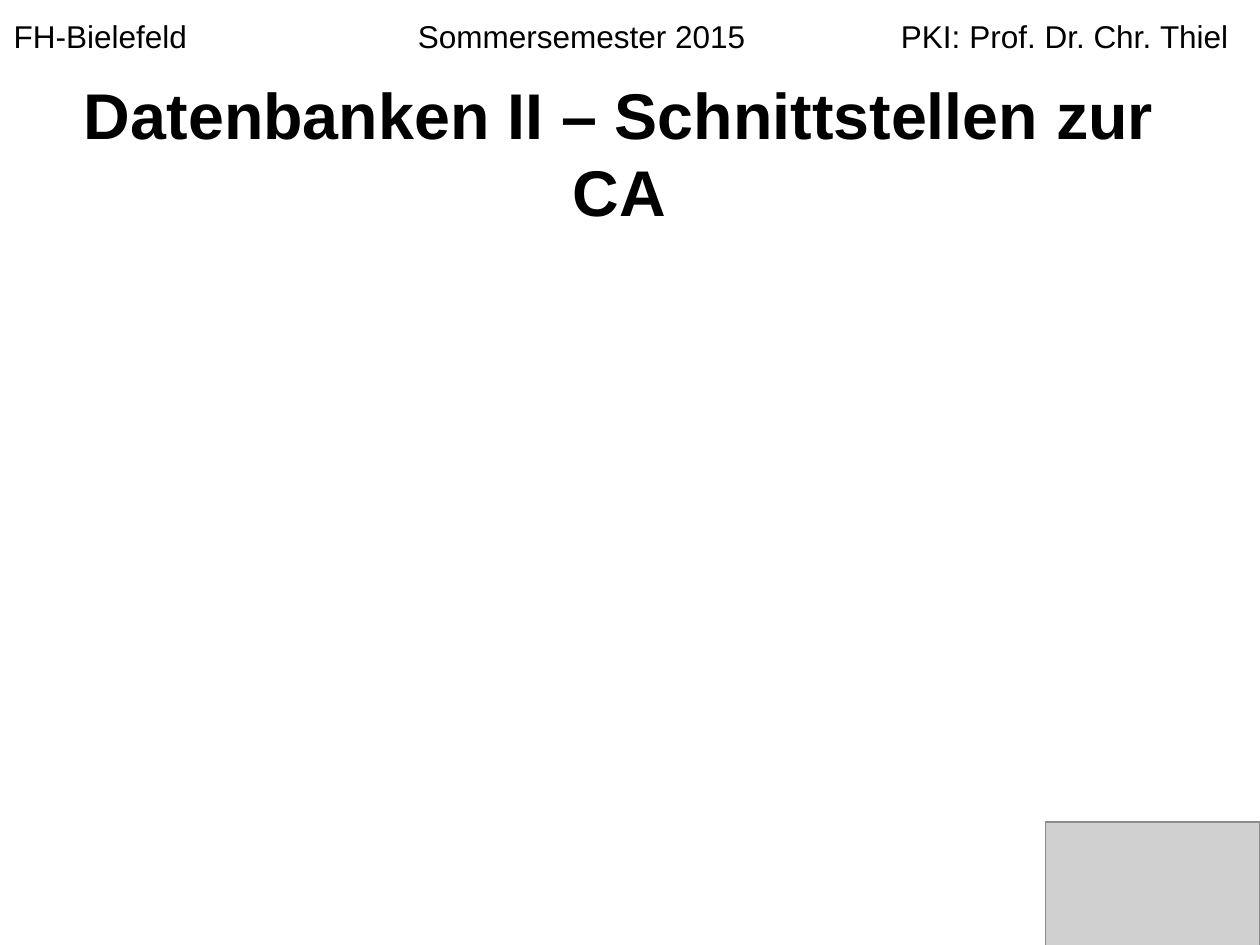
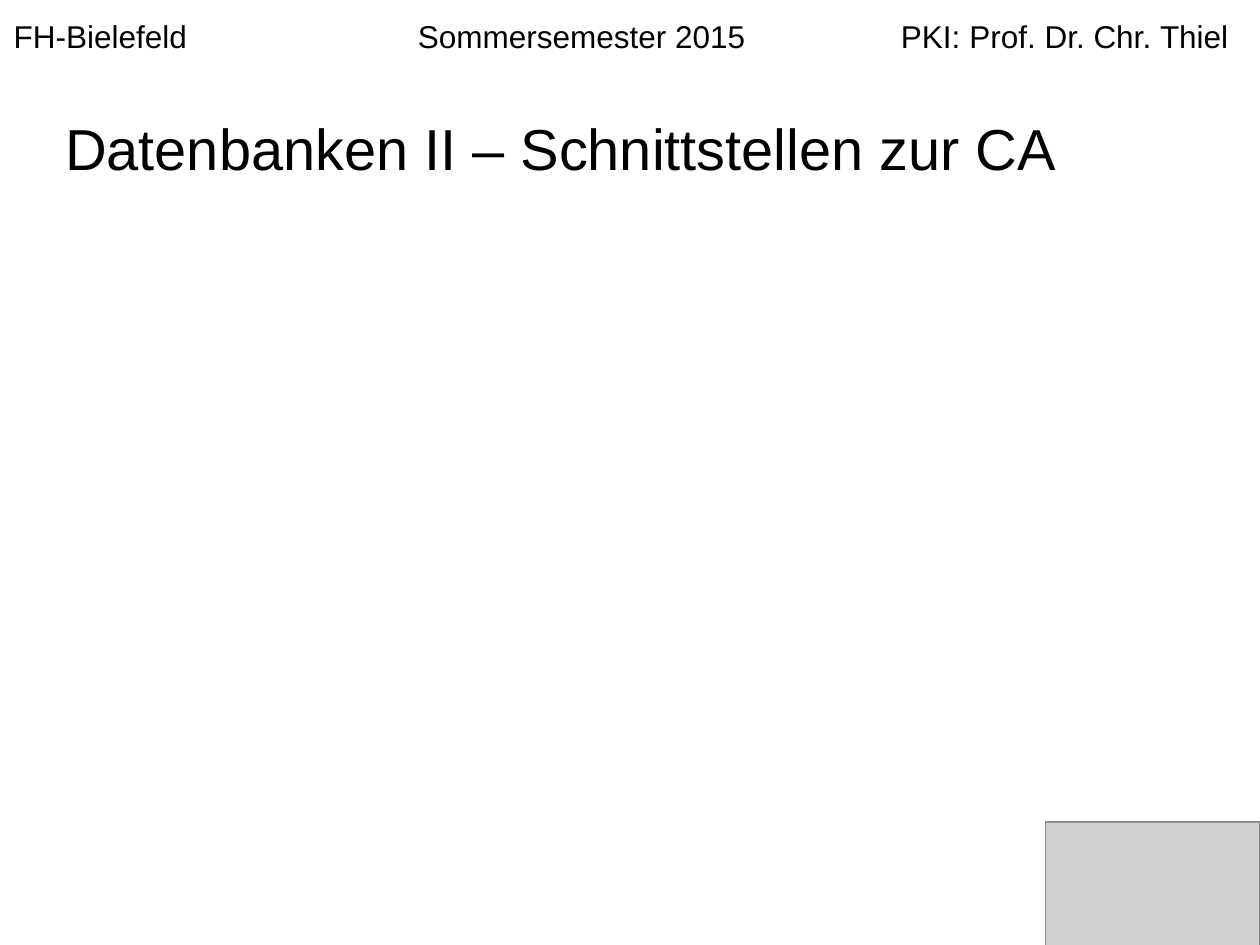
Before and after one commit to langec/pki, a slide deck: slide 13 of Erstellung_einer_PKI.pptx (slide 8 before the commit). Drawn at 1260x945 pixels with LibreOffice and Linux fonts; fonts in the diff are those of the drawing; grey boxes stand for pictures. Boxes give left, top, right and bottom in pixels: in the first picture for what was removed or moved away, otherwise in the second. Text is boxed around its words. In the diff, an @@ line names an element or a change of style, - is before the commit and + after.

```diff
--- a/Erstellung_einer_PKI.pptx
+++ b/Erstellung_einer_PKI.pptx
@@ title "Datenbanken II – Schnittstellen zur ..." at (x1=65, y1=128, x2=1056, y2=171): size 36.9 to 33 pt, bold off; alignment centre to left; line spacing 1 to 0.9 @@
```
Also in this commit, not shown: 9 other slides changed, 3 slides added.
